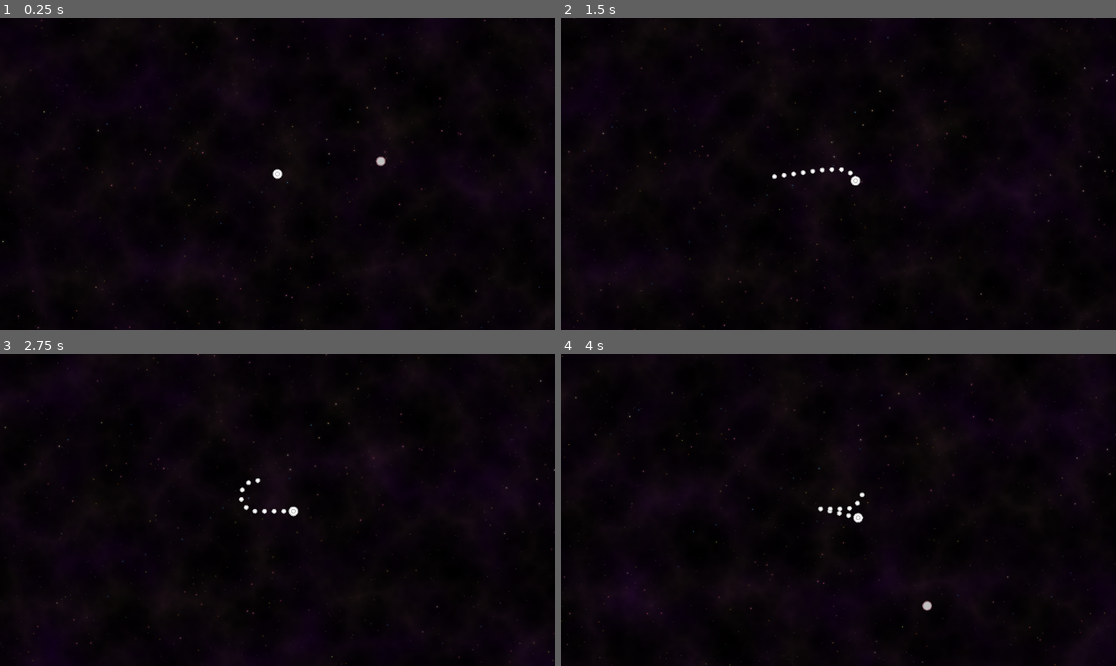
Above: before the commit, frames 1-4 (two rows, left to right).
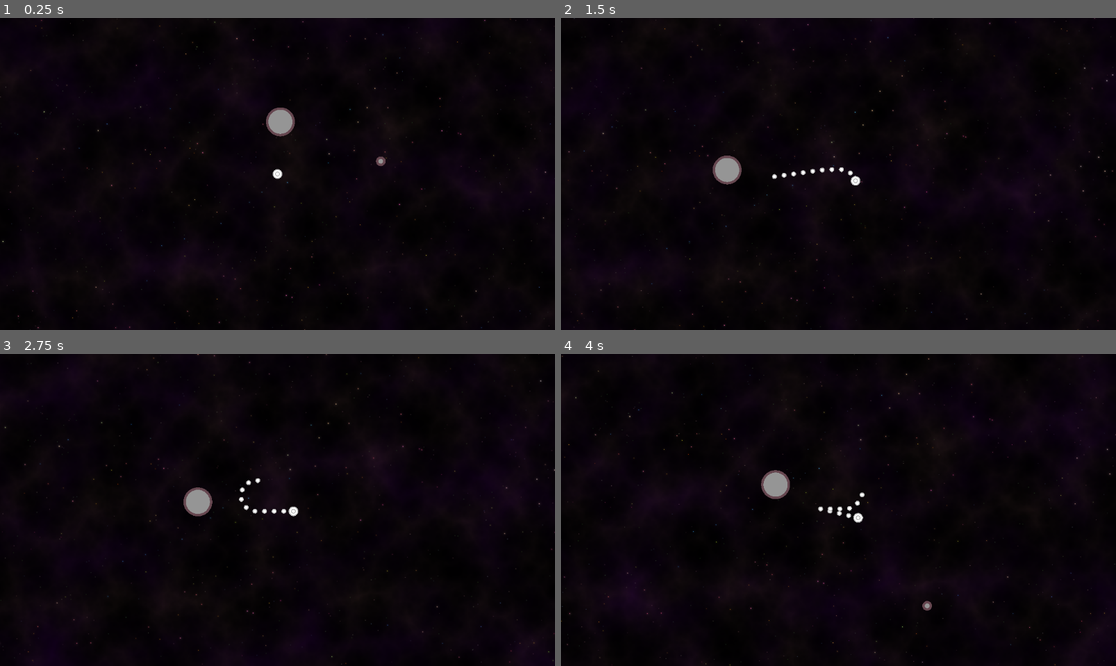
Above: after the commit, the same moments.

Repository: i8atwinkie/snake-in-space
Game: Godot game, scene res://scenes/GameScene.tscn
The game is run twice, just before and just after one commit, with the same random seed, the same clock (stepped at 60 frames per second) and the same inputs.
Inputs (mouse positions are in pixels of both pictures, inside the frame that each line leads up to):
- Up to frame 1 (0.25 s): no input
- Up to frame 2 (1.5 s): tap Enter at 0.5 s; move the mouse to (960, 158) at 0.52 s; hold Right (ui_right) 0.53-1.28 s; tap Space (ui_select) at 0.77 s; move the mouse to (727, 189) at 1.27 s; hold Down (ui_down) from 1.28 s (still down)
- Up to frame 3 (2.75 s): tap Space (ui_select) at 1.52 s; move the mouse to (333, 441) at 2.02 s; release Down (ui_down) at 2.03 s; hold Right (ui_right) from 2.03 s (still down)
- Up to frame 4 (4 s): move the mouse to (810, 572) at 2.77 s; release Right (ui_right) at 2.78 s; hold Up (ui_up) 2.78-3.53 s; tap Space (ui_select) at 3.02, 3.77 s; move the mouse to (1005, 556) at 3.52 s; hold Left (ui_left) from 3.53 s (still down)

The runs differ from the first frame. In frame 1, 0.4% of the frame differs, in the area x 47-70%, y 28-48%; in frame 2, 0.4%; in frame 3, 0.4%; in frame 4, 0.4%, in the area x 36-67%, y 37-83%.

Commit message:
Started adding medium asteroids that split into small asteroids when they die

Diff:
--- a/scenes/GameScene.tscn
+++ b/scenes/GameScene.tscn
@@ -1,10 +1,11 @@
-[gd_scene load_steps=13 format=3 uid="uid://bb5q7rtcn5u40"]
+[gd_scene load_steps=14 format=3 uid="uid://bb5q7rtcn5u40"]
 
 [ext_resource type="Texture2D" uid="uid://dkgg18kwqgglj" path="res://assets/spr_stars01.png" id="1_yrli1"]
 [ext_resource type="Texture2D" uid="uid://babukqfb0pncj" path="res://assets/spr_stars02.png" id="2_j40tv"]
 [ext_resource type="PackedScene" uid="uid://cc2mn5vgf6mn2" path="res://scenes/player/player.tscn" id="3_18ig4"]
 [ext_resource type="Script" uid="uid://b68xtkdy16iwu" path="res://scenes/enemies/spawner.gd" id="5_7s5hy"]
 [ext_resource type="Script" uid="uid://b2e55r06qu083" path="res://scenes/random_position_outside_view.gd" id="5_xs4ih"]
+[ext_resource type="PackedScene" uid="uid://lg0vc63hlro3" path="res://scenes/enemies/MediumAsteroid.tscn" id="7_6ytau"]
 [ext_resource type="PackedScene" uid="uid://td8vdaehkavb" path="res://scenes/enemies/Asteroid.tscn" id="10_yrli1"]
 
 [sub_resource type="Gradient" id="Gradient_yrli1"]
@@ -92,5 +93,8 @@
 [node name="Timer" type="Timer" parent="AsteroidSpawner/Spawner"]
 autostart = true
 
+[node name="Asteroid2" parent="." instance=ExtResource("7_6ytau")]
+position = Vector2(369, 256)
+
 [connection signal="timeout" from="AsteroidSpawner/Spawner/Timer" to="AsteroidSpawner" method="randomize_position"]
 [connection signal="timeout" from="AsteroidSpawner/Spawner/Timer" to="AsteroidSpawner/Spawner" method="spawn"]
--- a/scenes/enemies/Asteroid.tscn
+++ b/scenes/enemies/Asteroid.tscn
@@ -8,8 +8,10 @@
 [ext_resource type="Script" uid="uid://4dljeppkia0f" path="res://components/hurtbox.gd" id="2_q55dv"]
 
 [sub_resource type="CircleShape2D" id="CircleShape2D_i54fv"]
+resource_local_to_scene = true
 
 [sub_resource type="CircleShape2D" id="CircleShape2D_vdsd2"]
+resource_local_to_scene = true
 
 [node name="Asteroid" type="Node2D"]
 script = ExtResource("1_i54fv")
@@ -20,8 +22,9 @@
 
 [node name="DrawCircle" type="Node2D" parent="."]
 script = ExtResource("1_q55dv")
-fill_color = Color(0.74978, 0.74978, 0.74977994, 1)
-outline_color = Color(0.55, 0.39600003, 0.43963334, 1)
+outline_width = 5.0
+fill_color = Color(0.5850621, 0.58506197, 0.5850624, 1)
+outline_color = Color(0.40109172, 0.27845907, 0.31343344, 1)
 metadata/_custom_type_script = "uid://bnjax6vkgcxff"
 
 [node name="Hitbox" type="Area2D" parent="."]
--- /dev/null
+++ b/scenes/enemies/MediumAsteroid.tscn
@@ -0,0 +1,30 @@
+[gd_scene load_steps=5 format=3 uid="uid://lg0vc63hlro3"]
+
+[ext_resource type="PackedScene" uid="uid://td8vdaehkavb" path="res://scenes/enemies/Asteroid.tscn" id="1_b2j37"]
+[ext_resource type="Script" uid="uid://b68xtkdy16iwu" path="res://scenes/enemies/spawner.gd" id="2_u15nj"]
+
+[sub_resource type="CircleShape2D" id="CircleShape2D_b2j37"]
+resource_local_to_scene = true
+radius = 25.0
+
+[sub_resource type="CircleShape2D" id="CircleShape2D_u15nj"]
+resource_local_to_scene = true
+radius = 30.0
+
+[node name="MediumAsteroid" instance=ExtResource("1_b2j37")]
+
+[node name="DrawCircle" parent="." index="1"]
+radius = 30.0
+
+[node name="CollisionShape2D" parent="Hitbox" index="0"]
+shape = SubResource("CircleShape2D_b2j37")
+
+[node name="CollisionShape2D" parent="Hurtbox" index="0"]
+shape = SubResource("CircleShape2D_u15nj")
+
+[node name="Spawner" type="Node2D" parent="." index="5"]
+script = ExtResource("2_u15nj")
+scene = ExtResource("1_b2j37")
+metadata/_custom_type_script = "uid://b68xtkdy16iwu"
+
+[connection signal="hitpoints_depleted" from="Hitpoints" to="Spawner" method="spawn"]
--- a/scenes/enemies/asteroid.gd
+++ b/scenes/enemies/asteroid.gd
@@ -1,8 +1,6 @@
 extends Node2D
 
 @export var randomize_velocity: bool = true
-
-var size: int = 1
 
 func _ready() -> void:
 	if randomize_velocity:
--- a/scenes/enemies/spawner.gd
+++ b/scenes/enemies/spawner.gd
@@ -1,4 +1,4 @@
-extends Node2D
+class_name Spawner extends Node2D
 
 @export var scene: PackedScene
 
--- a/scenes/player/PlayerSegment.tscn
+++ b/scenes/player/PlayerSegment.tscn
@@ -1,9 +1,22 @@
-[gd_scene load_steps=2 format=3 uid="uid://c6cnx12gwbmml"]
+[gd_scene load_steps=4 format=3 uid="uid://c6cnx12gwbmml"]
 
 [ext_resource type="Script" uid="uid://bnjax6vkgcxff" path="res://components/draw_circle.gd" id="2_2t3nb"]
+[ext_resource type="Script" uid="uid://4dljeppkia0f" path="res://components/hurtbox.gd" id="2_frjwc"]
+
+[sub_resource type="CircleShape2D" id="CircleShape2D_ljbb4"]
+radius = 3.1622777
 
 [node name="Segment" type="Node2D"]
 
 [node name="Circle" type="Node2D" parent="."]
 script = ExtResource("2_2t3nb")
 radius = 5.0
+
+[node name="Hurtbox" type="Area2D" parent="."]
+collision_layer = 2
+collision_mask = 4
+script = ExtResource("2_frjwc")
+metadata/_custom_type_script = "uid://4dljeppkia0f"
+
+[node name="CollisionShape2D" type="CollisionShape2D" parent="Hurtbox"]
+shape = SubResource("CircleShape2D_ljbb4")
--- a/scenes/player/player.gd
+++ b/scenes/player/player.gd
@@ -47,7 +47,6 @@
 	else:
 		speed = base_speed
 
-
 	var input_vector = Input.get_vector("ui_left", "ui_right", "ui_up", "ui_down")
 	if input_vector.length() > 0:
 		#var input_axis = Input.get_axis("ui_left", "ui_right")
